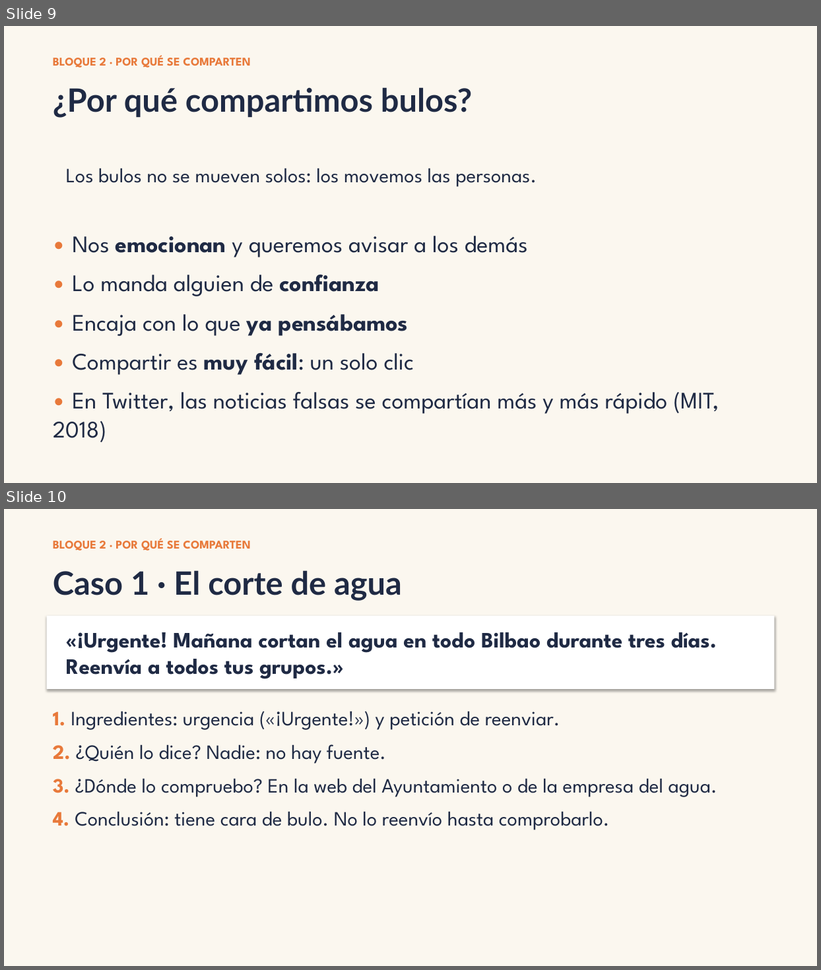
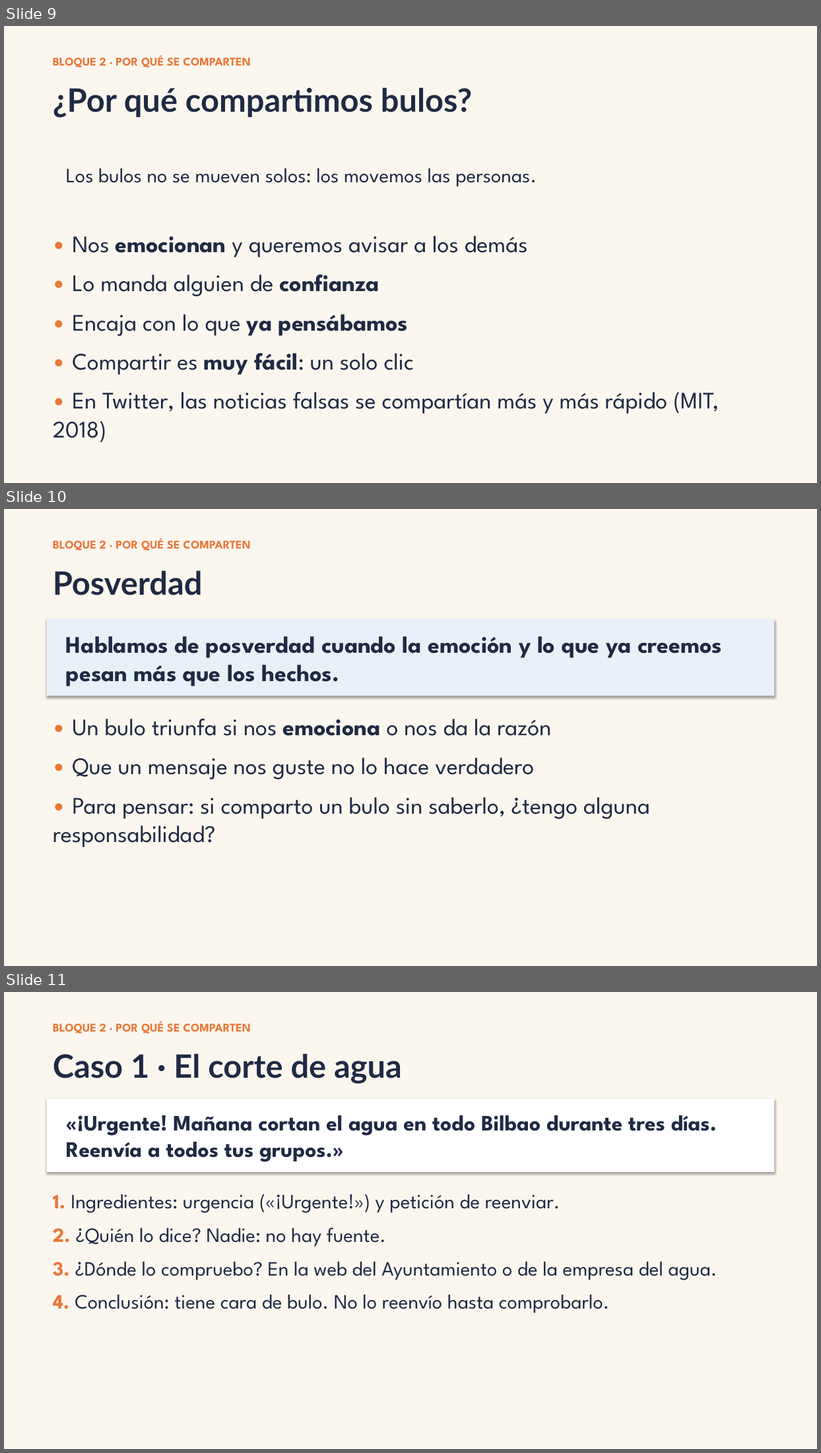
Before and after one commit to mikagiuri/pensamiento-critico-web, a slide deck: curso/pptx/S33.pptx. Shown one above the other, each under a label of ours: slides 9 and 10 before the commit, slides 9, 10 and 11 after it. The pictures are 821x970 and 821x1453 pixels, drawn with LibreOffice and Linux fonts; fonts in the diff are those of the drawing. Boxes give left, top, right and bottom in pixels: in the first picture for what was removed or moved away, otherwise in the second. Text is boxed around its words. In the diff, an @@ line names an element or a change of style, - is before the commit and + after.

```diff
--- a/curso/pptx/S33.pptx
+++ b/curso/pptx/S33.pptx
@@ slide 10 added at (x1=4, y1=509, x2=817, y2=966), background #FBF7EF @@
@@ text added at (x1=53, y1=538, x2=250, y2=551), 14 pt, text #E8793A, bold @@
+BLOQUE 2 · POR QUÉ SE COMPARTEN
@@ text added at (x1=53, y1=570, x2=203, y2=595), 38 pt, text #1F2A44, bold @@
+Posverdad
@@ rectangle added at (x1=47, y1=619, x2=774, y2=696), fill #EAF0F7 @@
@@ text added at (x1=66, y1=636, x2=722, y2=687), 28 pt, text #1F2A44, bold @@
+Hablamos de posverdad cuando la emoción y lo que ya creemos pesan más que los hechos.
@@ text added at (x1=53, y1=719, x2=650, y2=848), 28 pt, text #1F2A44 @@
+• Un bulo triunfa si nos emociona o nos da la razón
+• Que un mensaje nos guste no lo hace verdadero
+• Para pensar: si comparto un bulo sin saberlo, ¿tengo alguna responsabilidad?
@@ what was slide 10 is now slide 11 @@
```
Also in this commit, not shown: 45 other files.
